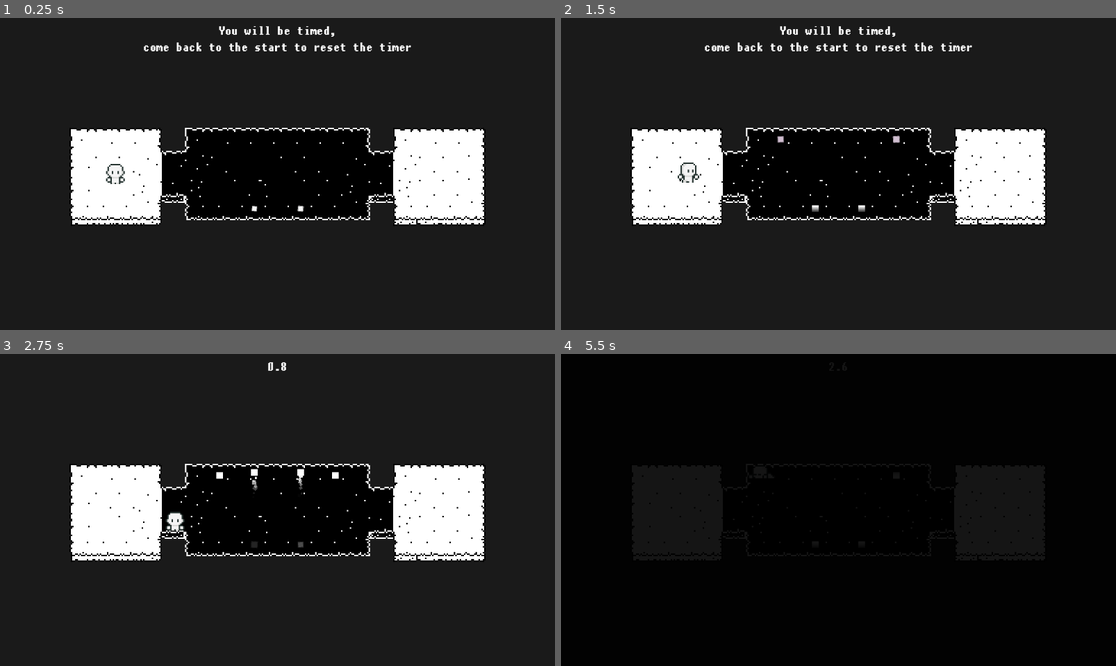
Above: before the commit, frames 1-4 (two rows, left to right).
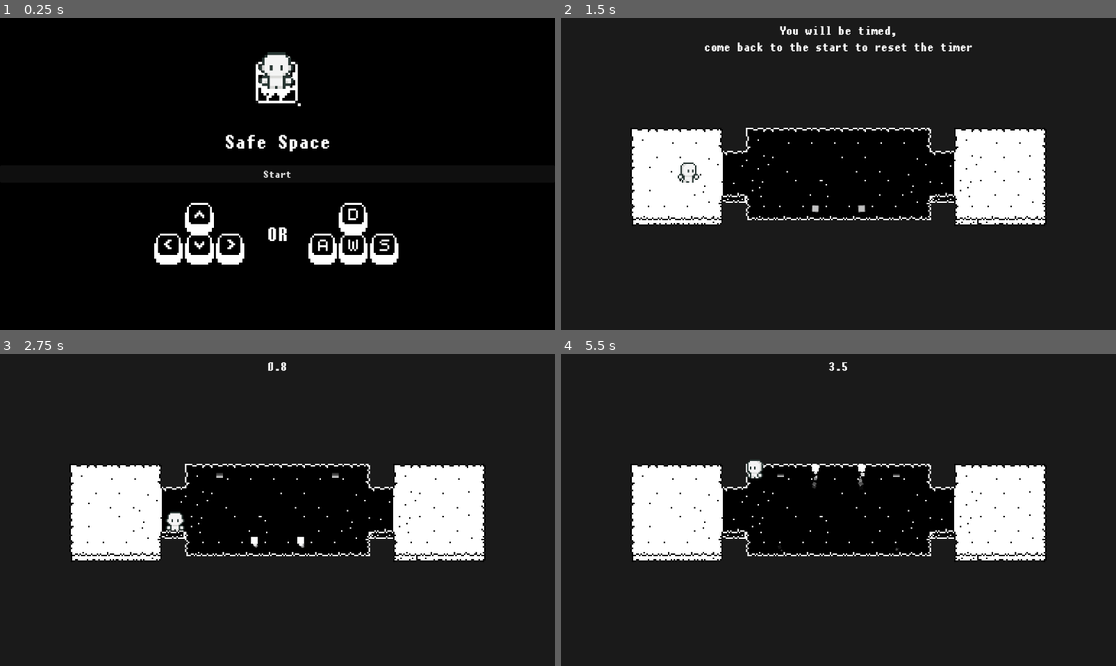
Above: after the commit, the same moments.

Repository: Janfra/Brackeys_Gamejam_2024
Game: Godot game, scene res://Levels/main_menu.tscn
Two runs of this game, one before a commit and one after it. Both use one fixed random seed, a clock stepped at 60 frames per second and the inputs below. Before the commit the project starts from res://Levels/level_one.tscn.
Inputs (mouse positions are in pixels of both pictures, inside the frame that each line leads up to):
- Up to frame 1 (0.25 s): no input
- Up to frame 2 (1.5 s): click (838, 174) at 0.5 s, where only the run after the commit has a clickable "Start"; tap Enter at 1.25 s; hold D (move_right) from 1.28 s (still down)
- Up to frame 3 (2.75 s): release D (move_right) at 2.03 s; hold S (move_down) from 2.03 s (still down)
- Up to frame 4 (5.5 s): release S (move_down) at 2.78 s; hold D (move_right) 2.78-3.53 s; hold W (move_up) 3.53-4.28 s; hold A (move_left) from 4.28 s (still down)

The runs differ from the first frame. In frame 1, 88% of the frame differs, in the area x 0-100%, y 0-100%; in frame 2, 0.1%; in frame 3, 0.3%; in frame 4, 11%.

Commit message:
Main menu, complete delay & level four

Diff:
--- /dev/null
+++ b/Levels/StartButton.gd
@@ -0,0 +1,8 @@
+extends Button
+
+@export_category("Config")
+@export
+var load_level: LevelData
+
+func _on_pressed():
+	GameManager.load_next_level(load_level)
--- a/Levels/level_four.tscn
+++ b/Levels/level_four.tscn
@@ -44,6 +44,7 @@
 
 [node name="TimerPauseTrigger" parent="." index="7" instance=ExtResource("4_8kq76")]
 position = Vector2(296, 8)
+display_message = "Not a respawn point"
 
 [node name="BottomStart" type="Node" parent="." index="8"]
 
--- a/Levels/level_three.tscn
+++ b/Levels/level_three.tscn
@@ -64,3 +64,4 @@
 
 [node name="TimerPauseTrigger" parent="." index="11" instance=ExtResource("5_ocn6a")]
 position = Vector2(40, 72)
+display_message = "Timer is paused while you are here!"
--- /dev/null
+++ b/Levels/main_menu.tscn
@@ -0,0 +1,179 @@
+[gd_scene load_steps=14 format=3 uid="uid://5po4yd85sn72"]
+
+[ext_resource type="FontFile" uid="uid://8niay86l613x" path="res://Assets/UI/chary___.ttf" id="1_aijgs"]
+[ext_resource type="Texture2D" uid="uid://c887peyenpg8k" path="res://Assets/UI/pxkw_arrow_down.png" id="2_hmwxj"]
+[ext_resource type="Script" path="res://Levels/StartButton.gd" id="2_wibq3"]
+[ext_resource type="Resource" uid="uid://catrjm341hp7o" path="res://Resources/level_one_data.tres" id="3_1e3a6"]
+[ext_resource type="Texture2D" uid="uid://beaph4xdx0cox" path="res://Assets/UI/pxkw_arrow_right.png" id="3_qxws5"]
+[ext_resource type="Texture2D" uid="uid://ney3eivxw0tt" path="res://Assets/UI/pxkw_arrow_left.png" id="4_41d0n"]
+[ext_resource type="Texture2D" uid="uid://c25kuotfd8uru" path="res://Assets/UI/pxkw_arrow_up.png" id="5_tkh8y"]
+[ext_resource type="Texture2D" uid="uid://dpffyjwb1fdja" path="res://Assets/UI/pxkw_w.png" id="6_hif7c"]
+[ext_resource type="Texture2D" uid="uid://cdgtlleqrc1re" path="res://Assets/UI/pxkw_s.png" id="7_dfml7"]
+[ext_resource type="Texture2D" uid="uid://bcoh5ph3yfccf" path="res://Assets/UI/pxkw_a.png" id="8_drxqc"]
+[ext_resource type="Texture2D" uid="uid://du1npw0c2hnh1" path="res://Assets/UI/pxkw_d.png" id="9_jc58k"]
+[ext_resource type="Texture2D" uid="uid://c16jwaxmy74wd" path="res://GameIcon.png" id="12_8jhy8"]
+
+[sub_resource type="LabelSettings" id="LabelSettings_ae7i5"]
+font = ExtResource("1_aijgs")
+font_size = 50
+outline_size = 1
+outline_color = Color(0.111197, 0.111197, 0.111197, 1)
+shadow_color = Color(0, 0, 0, 0.556863)
+
+[node name="MainMenu" type="Control"]
+layout_mode = 3
+anchors_preset = 15
+anchor_right = 1.0
+anchor_bottom = 1.0
+grow_horizontal = 2
+grow_vertical = 2
+
+[node name="CanvasLayer" type="CanvasLayer" parent="."]
+
+[node name="TitleLabel" type="Label" parent="CanvasLayer"]
+anchors_preset = -1
+anchor_top = 0.395
+anchor_right = 1.0
+anchor_bottom = 0.395
+grow_horizontal = 2
+grow_vertical = 2
+text = "Safe Space"
+label_settings = SubResource("LabelSettings_ae7i5")
+horizontal_alignment = 1
+vertical_alignment = 1
+
+[node name="StartButton" type="Button" parent="CanvasLayer"]
+anchors_preset = 14
+anchor_top = 0.5
+anchor_right = 1.0
+anchor_bottom = 0.5
+offset_top = -4.0
+offset_bottom = 4.0
+grow_horizontal = 2
+grow_vertical = 2
+theme_override_fonts/font = ExtResource("1_aijgs")
+theme_override_font_sizes/font_size = 27
+text = "Start"
+script = ExtResource("2_wibq3")
+load_level = ExtResource("3_1e3a6")
+
+[node name="ORlabel" type="Label" parent="CanvasLayer"]
+anchors_preset = -1
+anchor_top = 0.691
+anchor_right = 1.0
+anchor_bottom = 0.691
+grow_horizontal = 2
+grow_vertical = 2
+text = "OR"
+label_settings = SubResource("LabelSettings_ae7i5")
+horizontal_alignment = 1
+vertical_alignment = 1
+
+[node name="DownArrowRect" type="TextureRect" parent="CanvasLayer"]
+anchors_preset = -1
+anchor_left = 0.333
+anchor_top = 0.691
+anchor_right = 0.389
+anchor_bottom = 0.79
+grow_vertical = 0
+texture = ExtResource("2_hmwxj")
+
+[node name="RightArrowRect" type="TextureRect" parent="CanvasLayer"]
+anchors_preset = -1
+anchor_left = 0.389
+anchor_top = 0.691
+anchor_right = 0.444
+anchor_bottom = 0.79
+grow_vertical = 0
+texture = ExtResource("3_qxws5")
+
+[node name="LeftArrowRect" type="TextureRect" parent="CanvasLayer"]
+anchors_preset = -1
+anchor_left = 0.278
+anchor_top = 0.691
+anchor_right = 0.333
+anchor_bottom = 0.79
+grow_vertical = 0
+texture = ExtResource("4_41d0n")
+
+[node name="UpArrowRect" type="TextureRect" parent="CanvasLayer"]
+anchors_preset = -1
+anchor_left = 0.333
+anchor_top = 0.593
+anchor_right = 0.389
+anchor_bottom = 0.691
+grow_vertical = 0
+texture = ExtResource("5_tkh8y")
+
+[node name="WKeyRect" type="TextureRect" parent="CanvasLayer"]
+anchors_preset = -1
+anchor_left = 0.611
+anchor_top = 0.691
+anchor_right = 0.667
+anchor_bottom = 0.79
+offset_left = -0.512024
+offset_top = -0.264038
+offset_right = -0.512024
+offset_bottom = -0.264038
+grow_vertical = 0
+texture = ExtResource("6_hif7c")
+
+[node name="SKeyRect" type="TextureRect" parent="CanvasLayer"]
+anchors_preset = -1
+anchor_left = 0.667
+anchor_top = 0.691
+anchor_right = 0.722
+anchor_bottom = 0.79
+offset_left = -0.512085
+offset_top = -0.264038
+offset_right = -0.512146
+offset_bottom = -0.264038
+grow_vertical = 0
+texture = ExtResource("7_dfml7")
+
+[node name="AKeyRect" type="TextureRect" parent="CanvasLayer"]
+anchors_preset = -1
+anchor_left = 0.556
+anchor_top = 0.691
+anchor_right = 0.611
+anchor_bottom = 0.79
+offset_left = -0.512085
+offset_top = -0.264038
+offset_right = -0.512024
+offset_bottom = -0.264038
+grow_vertical = 0
+texture = ExtResource("8_drxqc")
+
+[node name="DKeyRect" type="TextureRect" parent="CanvasLayer"]
+anchors_preset = -1
+anchor_left = 0.611
+anchor_top = 0.593
+anchor_right = 0.667
+anchor_bottom = 0.691
+offset_left = -0.512024
+offset_top = -0.264038
+offset_right = -0.512024
+offset_bottom = -0.264038
+grow_vertical = 0
+texture = ExtResource("9_jc58k")
+
+[node name="IconRect" type="TextureRect" parent="CanvasLayer"]
+anchors_preset = -1
+anchor_left = 0.444
+anchor_top = 0.099
+anchor_right = 0.556
+anchor_bottom = 0.296
+grow_horizontal = 2
+texture = ExtResource("12_8jhy8")
+
+[node name="ColorRect" type="ColorRect" parent="CanvasLayer"]
+z_index = -1
+anchors_preset = 15
+anchor_right = 1.0
+anchor_bottom = 1.0
+grow_horizontal = 2
+grow_vertical = 2
+mouse_filter = 2
+color = Color(0, 0, 0, 1)
+
+[connection signal="pressed" from="CanvasLayer/StartButton" to="CanvasLayer/StartButton" method="_on_pressed"]
--- a/Scripts/BaseTimerTrigger.gd
+++ b/Scripts/BaseTimerTrigger.gd
@@ -26,6 +26,8 @@
 var activation_type: ActivationType = ActivationType.ON_LOAD
 @export
 var trigger_type: TriggerType = TriggerType.PAUSE_SWITCH
+@export
+var display_message: String = ""
 
 # Called when the node enters the scene tree for the first time.
 func _ready():
@@ -95,6 +97,8 @@
 func _switch_pause_state() -> void:
 	var switch_is_paused = !GameTimer.get_is_paused()
 	GameTimer.set_is_timer_paused(switch_is_paused)
+	if switch_is_paused and not display_message.is_empty():
+		GameTimer.display_message_on_timer_ui(display_message)
 
 
 func _switch_reset_state() -> void:
--- a/Scripts/GameTimer.gd
+++ b/Scripts/GameTimer.gd
@@ -6,6 +6,7 @@
 signal new_record(time : float)
 signal time_updated(time : float)
 signal time_reset
+signal ui_message_used(display : String)
 
 var _is_paused: bool = true
 var _current_time: float = 0.0
@@ -23,6 +24,10 @@
 
 	_current_time += delta
 	time_updated.emit(_current_time)
+
+
+func display_message_on_timer_ui(display : String) -> void:
+	ui_message_used.emit(display)
 
 
 func set_level_record_time(time : float) -> void:
--- a/Scripts/TimerUI.gd
+++ b/Scripts/TimerUI.gd
@@ -5,6 +5,7 @@
 	GameTimer.time_updated.connect(_update_displayed_timer.bind())
 	GameTimer.time_reset.connect(_update_displayed_timer.bind(0.0))
 	GameTimer.new_record.connect(_display_new_record.bind())
+	GameTimer.ui_message_used.connect(_display_message.bind())
 	GameManager.player_died.connect(_disable_display.bind())
 
 
@@ -19,3 +20,7 @@
 
 func _display_new_record(time : float) -> void:
 	text = "NEW RECORD\n %.1f" % time
+
+
+func _display_message(display : String) -> void:
+	text = display
--- a/project.godot
+++ b/project.godot
@@ -11,7 +11,7 @@
 [application]
 
 config/name="Safe Space - Gamejam"
-run/main_scene="res://Levels/level_one.tscn"
+run/main_scene="res://Levels/main_menu.tscn"
 config/features=PackedStringArray("4.2", "GL Compatibility")
 config/icon="res://GameIcon.png"
 
Binary file added: Assets/UI/pxkw_a.png
Not shown, added: Assets/UI/pxkw_a.png.import
Binary file added: Assets/UI/pxkw_arrow_down.png
Not shown, added: Assets/UI/pxkw_arrow_down.png.import
Binary file added: Assets/UI/pxkw_arrow_left.png
Not shown, added: Assets/UI/pxkw_arrow_left.png.import
Binary file added: Assets/UI/pxkw_arrow_right.png
Not shown, added: Assets/UI/pxkw_arrow_right.png.import
Binary file added: Assets/UI/pxkw_arrow_up.png
Not shown, added: Assets/UI/pxkw_arrow_up.png.import
Binary file added: Assets/UI/pxkw_d.png
Not shown, added: Assets/UI/pxkw_d.png.import
(and 4 more such lines)
